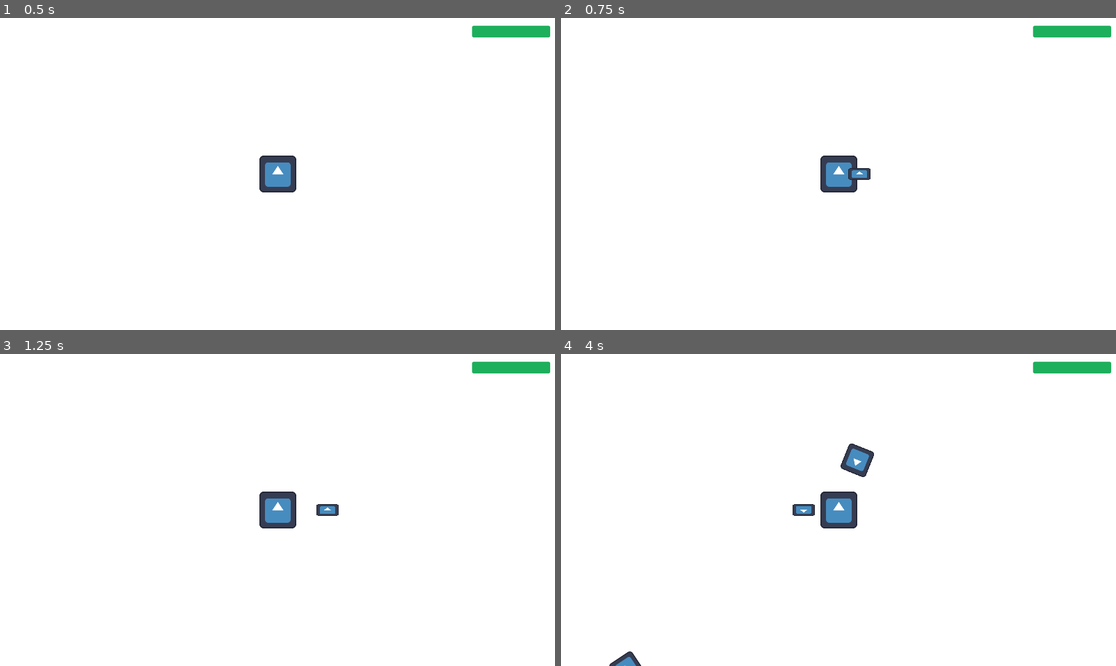
Above: before the commit, frames 1-4 (two rows, left to right).
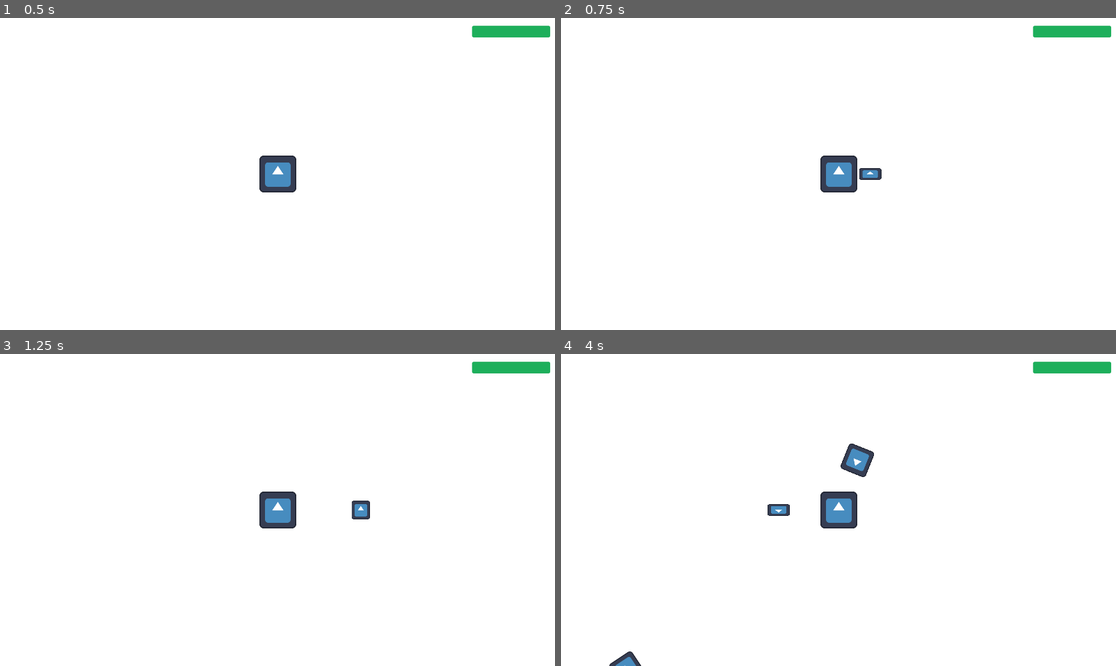
Above: after the commit, the same moments.

Repository: webermael/Informatikprojekt
Game: Godot game, scene res://Game.tscn
Same seed, same stepped clock (60 frames per second), same inputs: the game is played once before the commit and once after it. The engine's default icon, where the game draws it, is replaced by a stand-in: a white triangle on a blue panel in a dark square.
Inputs:
- Up to frame 1 (0.5 s): no input
- Up to frame 2 (0.75 s): tap Enter at 0.5 s; hold Right (ui_right) from 0.53 s (still down); hold Z (ui_ranged_attack) from 0.53 s (still down)
- Up to frame 3 (1.25 s): keep holding Right (ui_right); keep holding Z (ui_ranged_attack)
- Up to frame 4 (4 s): release Right (ui_right) at 1.28 s; release Z (ui_ranged_attack) at 1.28 s; hold Down (ui_down) 1.28-2.03 s; tap Z (ui_ranged_attack) at 1.35, 2.85 s; hold Right (ui_right) 2.03-2.78 s; hold Z (ui_ranged_attack) 2.03-2.78 s; hold Up (ui_up) 2.78-3.53 s; hold Left (ui_left) from 3.53 s (still down); hold Z (ui_ranged_attack) from 3.53 s (still down)

Frame 1 is identical in both runs. In frame 2, 0.2% of the frame differs, in the area x 51-58%, y 48-52%; in frame 3, 0.3%, in the area x 57-67%, y 46-54%; in frame 4, 0.3%.

Commit message:
first commit

Diff:
--- a/Player/Player.gd
+++ b/Player/Player.gd
@@ -6,6 +6,7 @@
 var stab_ready = true
 var stab_released = true
 var bullet_ready = true
+var hit_enemy = false
 var health = 5
 
 
@@ -19,7 +20,8 @@
 
 
 func _on_bullet_cooldown_timeout():
-	bullet_ready = true
+	if hit_enemy:
+		bullet_ready = true
 
 
 func _on_hitbox_body_entered(body):
@@ -61,7 +63,9 @@
 		Bullet.global_position = $ShootingPivot/ShootingPoint.global_position
 		Bullet.rotation = $ShootingPivot.rotation
 		$/root/Game.add_child(Bullet)
+		hit_enemy = false
 		bullet_ready = false
+		$BulletCooldown.start()
 
 
 func _process(delta):
--- a/Player/weapons/Bullet/Bullet.gd
+++ b/Player/weapons/Bullet/Bullet.gd
@@ -1,6 +1,6 @@
 extends Area2D
 
-const SPEED = 600
+const SPEED = 800
 const MAX_DISTANCE = 500
 var damage = 2
 var distance_traveled = 0
@@ -19,7 +19,7 @@
 
 func _on_body_entered(body):
 	if body.is_in_group("Enemies"):
-		$/root/Game/Player/BulletCooldown.start()
+		$/root/Game/Player.hit_enemy = true
 		body.health -= damage
 		if body.health <= 0:
 			body.queue_free()
